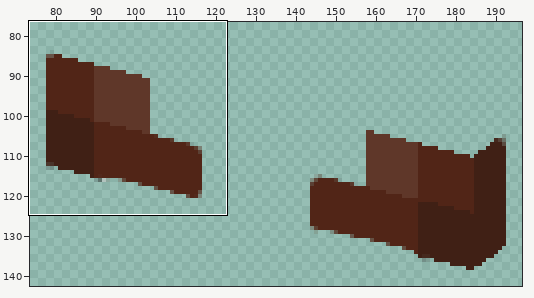
Edited in one commit: sprite sheet (src/assets/trims/helmet/vex/Vex_Copper Ingot.png). The picture above shows the old version from afar; the outline marks the close-up.
Close-up. Old version:
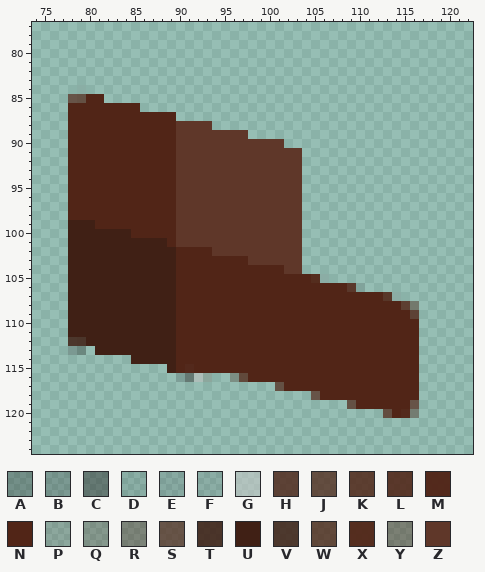
The file is 300x156 pixels. Pixels under 10% opacity are left out. Colours within 5 levels of each other are drawn and written as one. Shown: x 74..122, y 77..124. The wide view leaves out empty margins. The commit also changed other parts of the picture, which this record leaves out.
Palette (. is transparent): A #19161647  B #1b171738  C #1f18186a  D #1d1d1d1a  E #261e2622  F #40384020  G #c6c6c693  H #502518ce  J #512517bc  K #512517d4  L #512517df  M #512517f7  N #512517  P #53221525  Q #5124183f  R #51251861  S #522417af  T #3f2015dd  U #402015  V #402015d7  W #512516c3  X #512516f1  Y #52251667  Z #5f3729
After the commit:
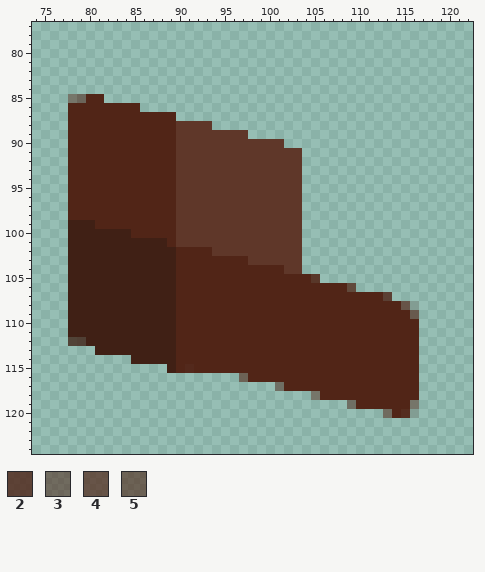
Colours new in this view: 2 #502518ce  3 #5125188b  4 #522417af  5 #5126179a
Change:
{"colour":"H","old":"#502518ce","new":"#502517a6"}
{"colour":"S","old":"#522417af","new":"#51241778"}
{"colour":"T","old":"#3f2015dd","new":"#3f2015cd"}
{"colour":"V","old":"#402015d7","new":"#402115c4"}
{"y":84,"x":79,"old":"D","new":"."}
{"y":85,"x":79,"old":"S","new":"3"}
{"y":105,"x":105,"old":"XF","new":"L."}
{"y":106,"x":109,"old":"LF","new":"W."}
{"y":107,"x":113,"old":"LF","new":"2."}
{"y":108,"x":115,"old":"KY","new":"4P"}
{"y":113,"x":78,"old":"BA","new":".."}
{"y":116,"x":90,"old":"ECGP","new":"...."}
{"y":116,"x":96,"old":"QW","new":".5"}
{"y":120,"x":113,"old":"J","new":"3"}
{"y":120,"x":115,"old":"MR","new":"XP"}
{"label":"changed","picture_box":[68,85,86,103]}
{"label":"changed","picture_box":[311,274,419,319]}
{"label":"changed","picture_box":[68,337,86,355]}
{"label":"changed","picture_box":[176,373,248,382]}
{"label":"changed","picture_box":[275,382,356,409]}
{"label":"changed","picture_box":[383,400,419,418]}
